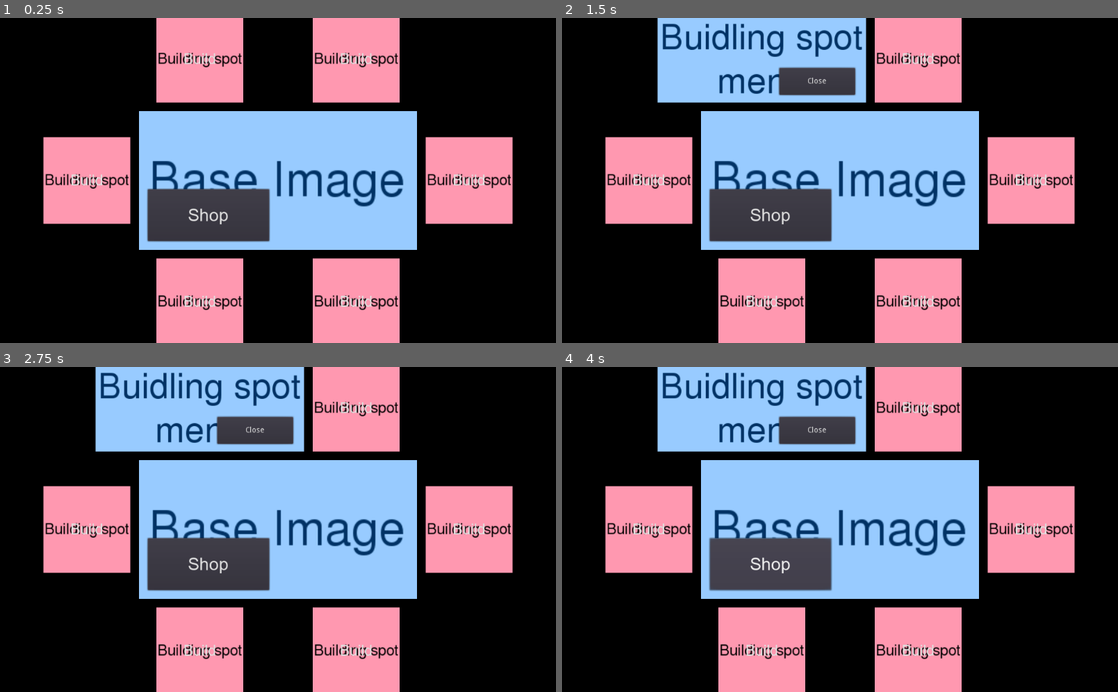
Above: before the commit, frames 1-4 (two rows, left to right).
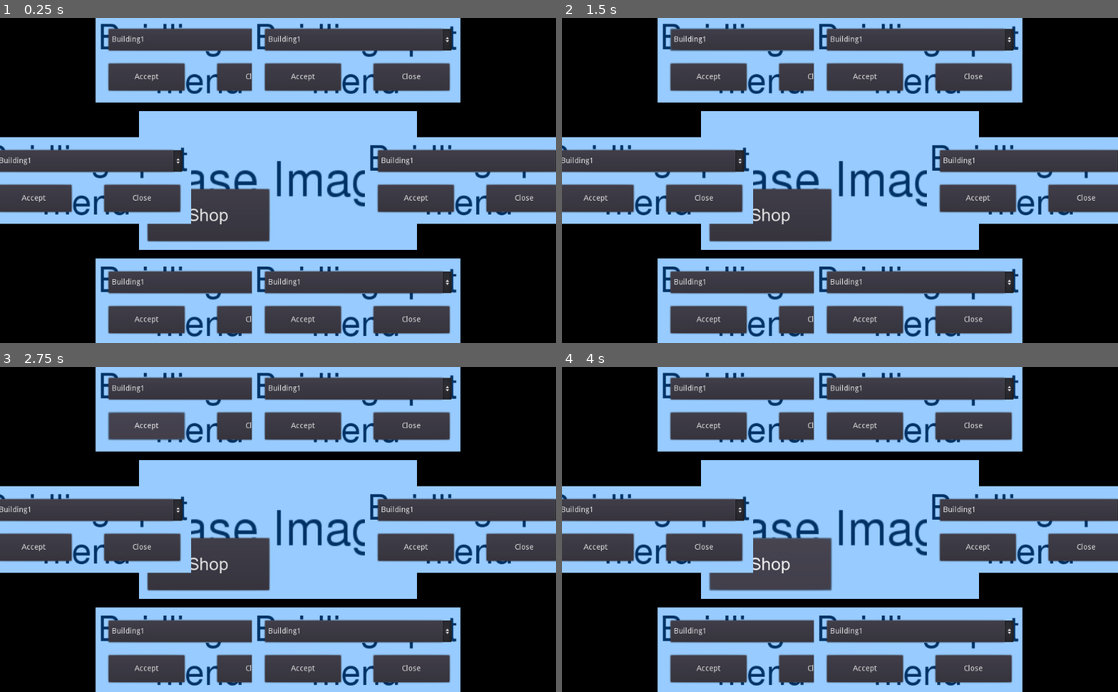
Above: after the commit, the same moments.

Repository: VB-s-game-dev-team/teraformer-game
Game: Godot game, scene res://Planet/Planet.tscn
The game is run twice, just before and just after one commit, with the same random seed, the same clock (stepped at 60 frames per second) and the same inputs. This scene is started directly instead of the project's main scene.
Inputs (mouse positions are in pixels of both pictures, inside the frame that each line leads up to):
- Up to frame 1 (0.25 s): no input
- Up to frame 2 (1.5 s): click (762, 40) at 0.5 s, where only the run after the commit has a clickable "Building1"; click (706, 76) at 1.25 s, where only the run after the commit has a clickable "Accept"
- Up to frame 3 (2.75 s): click (144, 425) at 2 s, where only the run after the commit has a clickable "Accept"
- Up to frame 4 (4 s): click "Build" at 2.75 s; click (773, 565) at 3.5 s, where only the run after the commit has a clickable "Shop"

The runs differ from the first frame. In frame 1, 51% of the frame differs, in the area x 0-100%, y 0-100%; in frame 2, 46%; in frame 3, 46%; in frame 4, 46%.
Error in both runs: Invalid get index 'cosmic_credits_count' (on base: 'Nil'). (res://resources_bar/resources_bar.gd:12)

Commit message:
Added simple menu for building buying

Diff:
--- a/Planet/Planet.gd
+++ b/Planet/Planet.gd
@@ -8,7 +8,7 @@
 var _planet_rotation_direction := 0
 var _planet_rotation_duration := 750.0
 var _rotation_timer := OS.get_ticks_msec()
-var _was_rotating = false
+var _was_rotating := false
 
 # Ready
 func _ready() -> void:
--- /dev/null
+++ b/Planet/building_spot/BuildingOptions.gd
@@ -0,0 +1,5 @@
+extends OptionButton
+
+func _ready() -> void:
+	for i in range(18):
+		add_item(get_parent().get_parent().building_names[i])
--- a/Planet/building_spot/building_spot.gd
+++ b/Planet/building_spot/building_spot.gd
@@ -1,6 +1,39 @@
 extends Control
 
+var _global_stuff: GlobalStuff
+
+const _upgrade_cost_increase_rate := 1.2
+const building_names := {
+	0: "Building1",
+	1: "Building2",
+	2: "Building3",
+	3: "Building4",
+	4: "Building5",
+	5: "Building6",
+	6: "Suicide Drone Lab",
+	7: "Drill Dome",
+	8: "Big Bomb Factory",
+	9: "Building10",
+	10: "Building11",
+	11: "Building12",
+	12: "Building13",
+	13: "Building14",
+	14: "Building15",
+	15: "Building16",
+	16: "Building17",
+	17: "Building18",
+}
+var _building_prices := [
+	0, 0, 0, 0, 0, 0,
+	1000, 2000, 5000, 0,
+	0, 0, 0, 0,
+	0, 0, 0, 0
+]
+
 onready var BuyMenu = $BuyMenu
+
+func _ready() -> void:
+	_global_stuff = get_parent() as GlobalStuff
 
 func _on_BuyButton_button_up() -> void:
 	get_tree().paused = true
@@ -11,3 +44,22 @@
 	get_tree().paused = false
 	pause_mode = Node.PAUSE_MODE_STOP
 	BuyMenu.visible = false
+
+# Buying the selected building
+func _on_AcceptButton_button_up() -> void:
+	var options = $BuyMenu/BuildingOptions
+	var price := _building_prices[options.selected] as int
+	var ccc := _global_stuff.cosmic_credits_count
+	if price <= ccc:
+		_global_stuff._set_cosmic_credits_count(ccc - price)
+		$BuildingSpotTexture.texture = \
+		load("res://Planet/building_spot/building_images/" + \
+		building_names[options.selected] + ".png")
+		_building_prices[options.selected] *= _upgrade_cost_increase_rate
+
+		# Future change of said variable
+		# _global_stuff.building_level[options.selected] += 1
+
+		BuyMenu.visible = false
+	else:
+		$BuyMenu/NotEnoughMessage.visible = true
--- a/Planet/building_spot/building_spot.tscn
+++ b/Planet/building_spot/building_spot.tscn
@@ -1,9 +1,10 @@
-[gd_scene load_steps=6 format=2]
+[gd_scene load_steps=7 format=2]
 
 [ext_resource path="res://fonts/ARIAL.TTF" type="DynamicFontData" id=1]
 [ext_resource path="res://Planet/building_spot/building_spot.gd" type="Script" id=2]
 [ext_resource path="res://Planet/building_spot/buildingSpot.png" type="Texture" id=3]
 [ext_resource path="res://Planet/building_spot/buildingSpotMenu.png" type="Texture" id=4]
+[ext_resource path="res://Planet/building_spot/BuildingOptions.gd" type="Script" id=5]
 
 [sub_resource type="DynamicFont" id=1]
 size = 27
@@ -34,7 +35,6 @@
 }
 
 [node name="BuyMenu" type="Control" parent="."]
-visible = false
 margin_left = -112.0
 margin_right = 272.0
 margin_bottom = 160.0
@@ -53,12 +53,45 @@
 
 [node name="CloseButton" type="Button" parent="BuyMenu"]
 margin_left = 224.0
-margin_top = 96.0
+margin_top = 88.0
 margin_right = 364.0
-margin_bottom = 146.0
+margin_bottom = 138.0
 text = "Close"
+__meta__ = {
+"_edit_use_anchors_": false
+}
+
+[node name="AcceptButton" type="Button" parent="BuyMenu"]
+margin_left = 24.0
+margin_top = 88.0
+margin_right = 164.0
+margin_bottom = 138.0
+text = "Accept"
+__meta__ = {
+"_edit_use_anchors_": false
+}
+
+[node name="BuildingOptions" type="OptionButton" parent="BuyMenu"]
+margin_left = 24.0
+margin_top = 24.0
+margin_right = 368.0
+margin_bottom = 64.0
+text = "Building"
+script = ExtResource( 5 )
+__meta__ = {
+"_edit_use_anchors_": false
+}
+
+[node name="NotEnoughMessage" type="Label" parent="BuyMenu"]
+visible = false
+margin_left = 104.0
+margin_top = 8.0
+margin_right = 282.0
+margin_bottom = 22.0
+text = "Not enough Cosmic Credits!"
 __meta__ = {
 "_edit_use_anchors_": false
 }
 [connection signal="button_up" from="BuyButton" to="." method="_on_BuyButton_button_up"]
 [connection signal="button_up" from="BuyMenu/CloseButton" to="." method="_on_CloseButton_button_up"]
+[connection signal="button_up" from="BuyMenu/AcceptButton" to="." method="_on_AcceptButton_button_up"]
--- a/TitleScreen/TitleScreen.tscn
+++ b/TitleScreen/TitleScreen.tscn
@@ -36,9 +36,9 @@
 
 [node name="Container" type="VBoxContainer" parent="."]
 margin_left = 236.0
-margin_top = 159.0
+margin_top = 189.0
 margin_right = 788.0
-margin_bottom = 441.0
+margin_bottom = 411.0
 size_flags_horizontal = 4
 size_flags_vertical = 4
 __meta__ = {
@@ -59,16 +59,16 @@
 texture = ExtResource( 2 )
 
 [node name="ButtonContainer" type="VBoxContainer" parent="Container"]
-margin_left = 97.0
+margin_left = 232.0
 margin_top = 106.0
-margin_right = 455.0
-margin_bottom = 282.0
+margin_right = 320.0
+margin_bottom = 222.0
 size_flags_horizontal = 4
 
 [node name="PlayButton" parent="Container/ButtonContainer" instance=ExtResource( 6 )]
 anchor_right = 0.0
 anchor_bottom = 0.0
-margin_right = 358.0
+margin_right = 88.0
 margin_bottom = 56.0
 text = "Play"
 
@@ -76,17 +76,8 @@
 anchor_right = 0.0
 anchor_bottom = 0.0
 margin_top = 60.0
-margin_right = 358.0
+margin_right = 88.0
 margin_bottom = 116.0
 text = "Quit"
-
-[node name="tmp1" parent="Container/ButtonContainer" instance=ExtResource( 6 )]
-anchor_right = 0.0
-anchor_bottom = 0.0
-margin_top = 120.0
-margin_right = 358.0
-margin_bottom = 176.0
-text = "(test mining screen)"
 [connection signal="pressed" from="Container/ButtonContainer/PlayButton" to="." method="_on_PlayButton_pressed"]
 [connection signal="pressed" from="Container/ButtonContainer/QuitButton" to="." method="_on_QuitButton_pressed"]
-[connection signal="pressed" from="Container/ButtonContainer/tmp1" to="." method="_on_tmp1_pressed"]
Binary file added: Planet/building_spot/building_images/Big Bomb Factory.png
Not shown, added: Planet/building_spot/building_images/Big Bomb Factory.png.import
Binary file added: Planet/building_spot/building_images/Building1.png
Not shown, added: Planet/building_spot/building_images/Building1.png.import
Binary file added: Planet/building_spot/building_images/Building10.png
Not shown, added: Planet/building_spot/building_images/Building10.png.import
Binary file added: Planet/building_spot/building_images/Building11.png
Not shown, added: Planet/building_spot/building_images/Building11.png.import
Binary file added: Planet/building_spot/building_images/Building12.png
Not shown, added: Planet/building_spot/building_images/Building12.png.import
Binary file added: Planet/building_spot/building_images/Building13.png
Not shown, added: Planet/building_spot/building_images/Building13.png.import
(and 24 more such lines)
